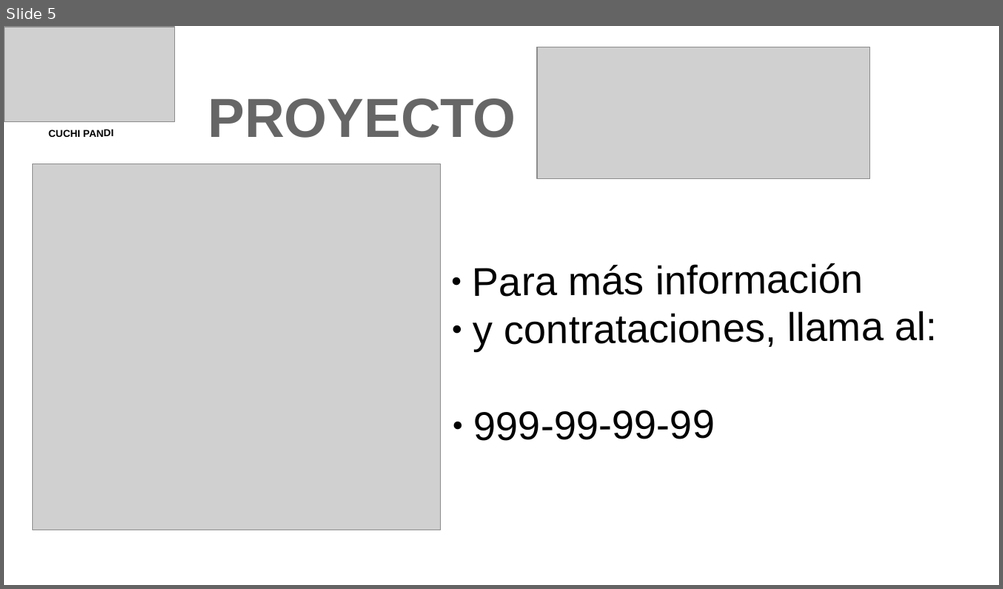
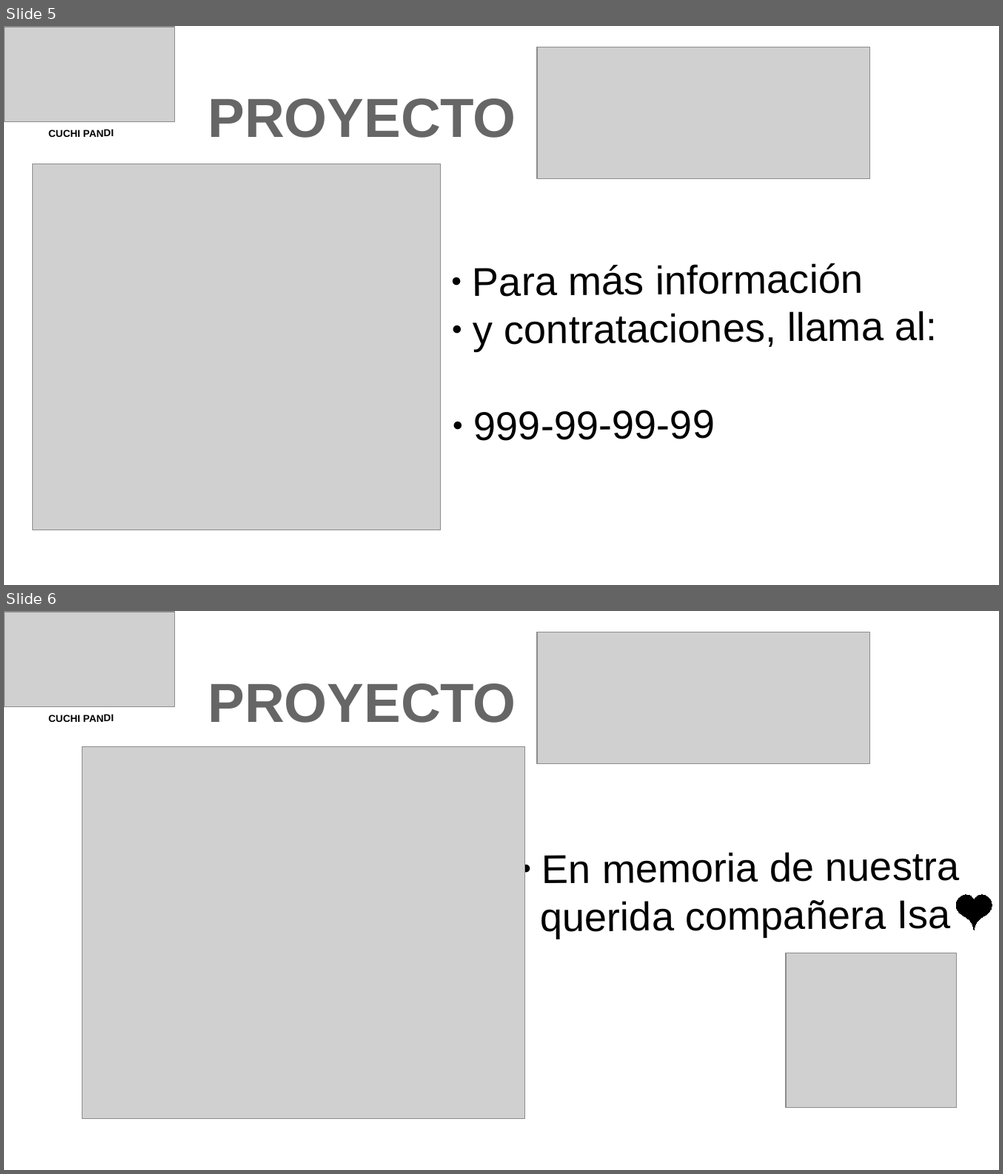
Before and after one commit to Adalab/project-da-promo-B-module-1-team-1, a slide deck: Presentacion_PP.odp. Shown one above the other, each under a label of ours: slide 5 before the commit, slides 5 and 6 after it. The pictures are 1003x589 and 1003x1174 pixels, drawn with LibreOffice and Linux fonts; fonts in the diff are those of the drawing; grey boxes stand for pictures. Boxes give left, top, right and bottom in pixels: in the first picture for what was removed or moved away, otherwise in the second. Text is boxed around its words. In the diff, an @@ line names an element or a change of style, - is before the commit and + after.

```diff
--- a/Presentacion_PP.odp
+++ b/Presentacion_PP.odp
@@ slide 6 added at <box>4,611,999,1170</box>, background #FFFFFF @@
@@ picture added at <box>4,612,175,707</box> @@
@@ picture added at <box>538,632,871,764</box> @@
@@ title added at <box>208,684,515,723</box>, 44 pt, text #666666, bold @@
+PROYECTO
@@ text added at <box>48,714,114,722</box>, 8 pt, text #000000, bold @@
+CUCHI PANDI
@@ picture added at <box>82,747,525,1120</box> @@
@@ text added at <box>540,852,959,939</box>, 32 pt, text #000000 @@
+● En memoria de nuestra querida compañera Isa
@@ freeform shape added at <box>956,895,991,931</box>, fill #000000, outline #000000 0 pt @@
@@ picture added at <box>785,953,956,1108</box> @@
```
Also in this commit, not shown: 1 other file.
